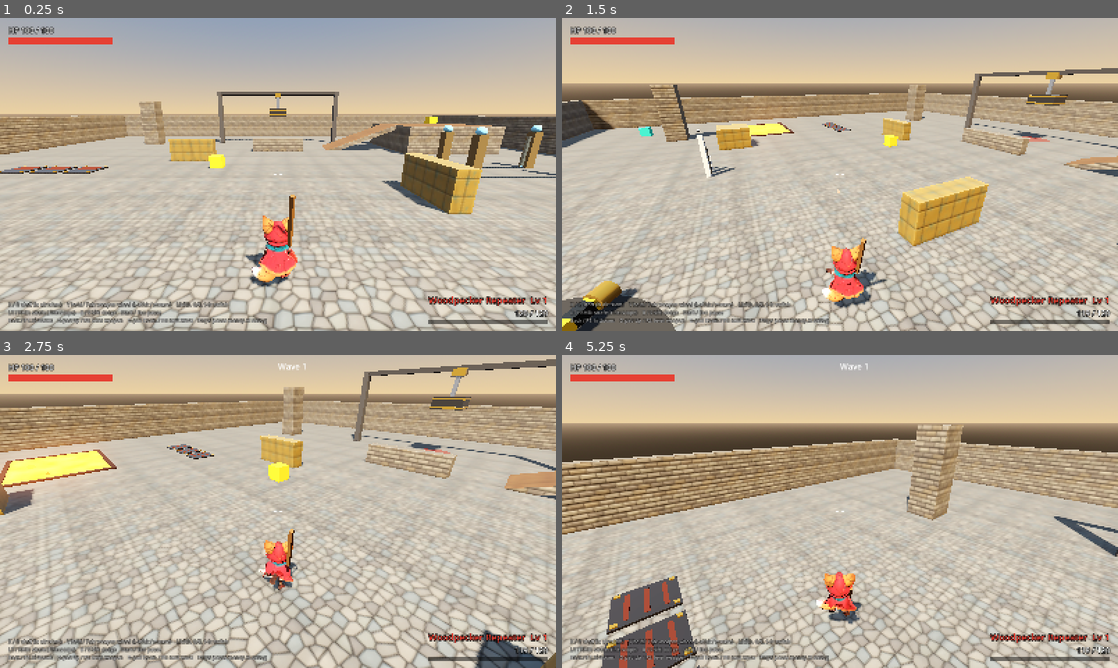
Above: before the commit, frames 1-4 (two rows, left to right).
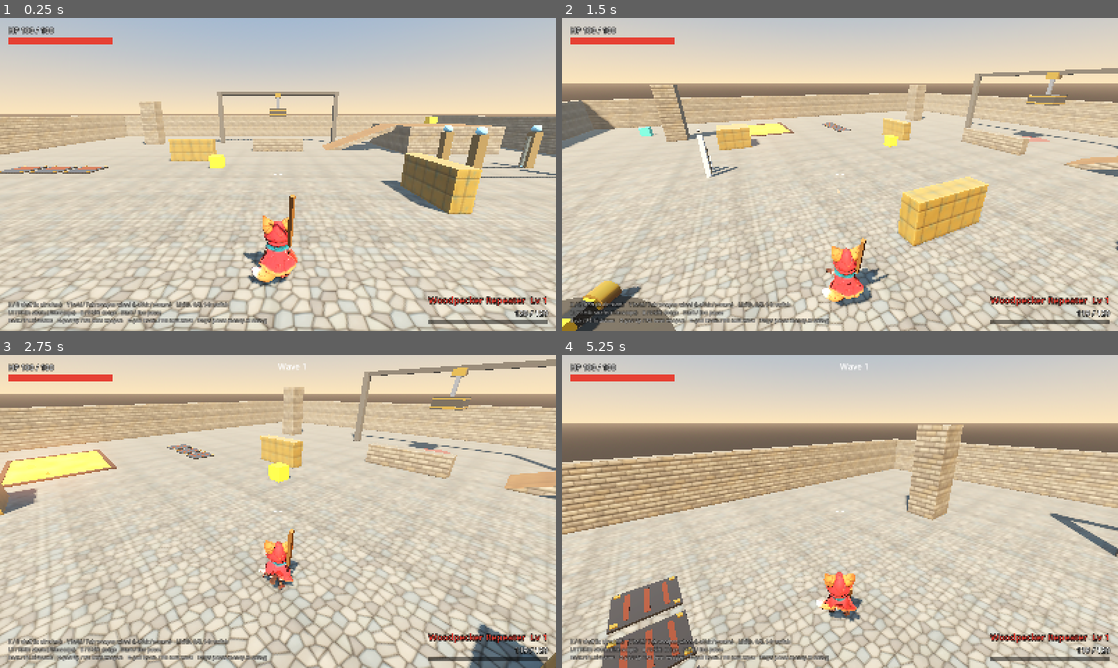
Above: after the commit, the same moments.

Repository: ArcticGizmo/project-fox
Game: Godot game, scene res://scenes/main.tscn
The game is run twice, just before and just after one commit, with the same random seed, the same clock (stepped at 60 frames per second) and the same inputs.
Inputs (mouse positions are in pixels of both pictures, inside the frame that each line leads up to):
- Up to frame 1 (0.25 s): no input
- Up to frame 2 (1.5 s): tap Enter (ui_accept) at 0.5 s; move the mouse to (962, 158) at 0.52 s; hold D (move_right) 0.53-1.28 s; tap Shift (dodge) at 0.6 s; click (962, 158) at 0.67 s; tap Space (jump) at 0.77, 1.07 s; move the mouse to (812, 174) at 1.27 s; hold W (move_forward) from 1.28 s (still down); click (812, 174) at 1.35 s
- Up to frame 3 (2.75 s): keep holding W (move_forward); tap Space (jump) at 1.52, 1.82 s; move the mouse to (289, 505) at 2.02 s; tap Down (look_down) at 2.1 s
- Up to frame 4 (5.25 s): keep holding W (move_forward); move the mouse to (834, 517) at 2.77 s; tap Left (look_left) at 2.85 s; click (834, 517) at 2.92 s; tap Space (jump) at 3.02, 3.32, 3.77, 4.07, 4.52, 4.82 s; move the mouse to (878, 514) at 3.52 s; tap Right (look_right) at 3.6 s; move the mouse to (795, 508) at 4.27 s; tap Up (look_up) at 4.35 s; move the mouse to (845, 511) at 5.02 s; tap F (melee) at 5.1 s; click (845, 511) at 5.17 s

The runs differ from the first frame. In frame 1, 35% of the frame differs, in the area x 0-100%, y 0-87%; in frame 2, 31%; in frame 3, 25%; in frame 4, 35%, in the area x 0-100%, y 0-100%.

Commit message:
Theme atmosphere: sky, sun, haze, SSAO and grading per LevelTheme
LevelRoot builds the environment from the level's theme: procedural sky
colours, warm sun with soft shadows, light exponential haze with aerial
perspective, SSAO for contact shadows, and a saturation/contrast grade.
Slice overview shots turn the haze off so layout stays readable.

Co-Authored-By: Claude Opus 5.5 <noreply@anthropic.com>

Diff:
--- a/scripts/world/level_root.gd
+++ b/scripts/world/level_root.gd
@@ -223,27 +223,46 @@
 
 # --- Environment ----------------------------------------------------------------
 
+## Sky, sun, haze, ambient occlusion and grading from the level's theme (the setting's mood).
 func _build_environment() -> void:
+	var theme := level_theme if level_theme != null else LevelTheme.default_theme()
 	var env := Environment.new()
 	env.background_mode = Environment.BG_SKY
 	var sky := Sky.new()
 	var sky_mat := ProceduralSkyMaterial.new()
-	sky_mat.sky_top_color = Color(0.35, 0.45, 0.6)
-	sky_mat.sky_horizon_color = Color(0.85, 0.7, 0.5)
-	sky_mat.ground_horizon_color = Color(0.6, 0.5, 0.4)
+	sky_mat.sky_top_color = theme.sky_top
+	sky_mat.sky_horizon_color = theme.sky_horizon
+	sky_mat.ground_horizon_color = theme.ground_horizon
+	sky_mat.ground_bottom_color = theme.ground_bottom
 	sky.sky_material = sky_mat
 	env.sky = sky
 	env.ambient_light_source = Environment.AMBIENT_SOURCE_SKY
-	env.ambient_light_energy = 0.8
+	env.ambient_light_energy = theme.ambient_energy
 	env.tonemap_mode = Environment.TONE_MAPPER_FILMIC
 	env.glow_enabled = true
+	# Contact shadows where blocks, props and characters meet.
+	env.ssao_enabled = true
+	env.ssao_radius = 1.2
+	env.ssao_intensity = theme.ssao_intensity
+	env.ssao_detail = 0.6
+	env.fog_enabled = true
+	env.fog_mode = Environment.FOG_MODE_EXPONENTIAL
+	env.fog_light_color = theme.fog_color
+	env.fog_density = theme.fog_density
+	env.fog_sky_affect = theme.fog_sky_affect
+	env.fog_aerial_perspective = 0.25
+	env.adjustment_enabled = true
+	env.adjustment_saturation = theme.saturation
+	env.adjustment_contrast = 1.05
 	var world_env := WorldEnvironment.new()
 	world_env.environment = env
 	add_child(world_env)
 
 	var sun := DirectionalLight3D.new()
-	sun.rotation_degrees = Vector3(-55, 35, 0)
-	sun.light_energy = 1.2
-	sun.light_color = Color(1.0, 0.93, 0.8)
+	sun.rotation_degrees = Vector3(theme.sun_angle.x, theme.sun_angle.y, 0)
+	sun.light_energy = theme.sun_energy
+	sun.light_color = theme.sun_color
 	sun.shadow_enabled = true
+	sun.shadow_blur = 1.5
+	sun.directional_shadow_max_distance = 90.0
 	add_child(sun)
--- a/scripts/world/level_theme.gd
+++ b/scripts/world/level_theme.gd
@@ -1,8 +1,9 @@
 @tool
 class_name LevelTheme
 extends Resource
-## Maps Block surface roles to SurfaceStyles for one setting. A level picks its theme with
-## `LevelRoot.theme`; Blocks without a level (tests, tools) use DEFAULT.
+## One setting's look: Block surface roles mapped to SurfaceStyles, plus the sky, sun,
+## haze and grading LevelRoot builds the environment from. A level picks its theme with
+## `LevelRoot.level_theme`; Blocks without a level (tests, tools) use DEFAULT_PATH.
 ## Retheming a level swaps this resource: no Block moves, so no layout retest is needed.
 
 const DEFAULT_PATH := "res://data/themes/storybook_town.tres"
@@ -12,6 +13,23 @@
 @export var platform: SurfaceStyle
 @export var wall: SurfaceStyle
 @export var metal: SurfaceStyle
+
+@export_group("Atmosphere")
+@export var sky_top: Color = Color(0.36, 0.5, 0.68)
+@export var sky_horizon: Color = Color(0.93, 0.78, 0.58)
+@export var ground_horizon: Color = Color(0.55, 0.45, 0.36)
+@export var ground_bottom: Color = Color(0.22, 0.17, 0.14)
+@export var sun_color: Color = Color(1.0, 0.9, 0.74)
+@export var sun_energy: float = 1.25
+## Sun pitch and yaw (degrees).
+@export var sun_angle: Vector2 = Vector2(-52.0, 35.0)
+@export var ambient_energy: float = 0.75
+## Distance haze: a warm aerial perspective that softens far geometry and the abyss.
+@export var fog_color: Color = Color(0.82, 0.8, 0.74)
+@export var fog_density: float = 0.0022
+@export var fog_sky_affect: float = 0.1
+@export var ssao_intensity: float = 1.6
+@export var saturation: float = 1.05
 
 static var _default: LevelTheme
 
--- a/tools/screenshot.gd
+++ b/tools/screenshot.gd
@@ -125,6 +125,9 @@
 
 ## Top-down (orthographic) and high-angle overviews framed on the level's Blocks.
 func _capture_slice_overview(level: LevelRoot, cam: Camera3D) -> void:
+	# Overviews are for reading layout from far up: no distance haze.
+	var env := (level.find_children("*", "WorldEnvironment", false, false)[0] as WorldEnvironment).environment
+	env.fog_enabled = false
 	var bounds := AABB()
 	var first := true
 	for n: Node in level.find_children("*", "Block", true, false):
@@ -154,6 +157,7 @@
 	cam.look_at(center)
 	await get_tree().create_timer(0.1).timeout
 	await _capture("slice_overview_angle.png")
+	env.fog_enabled = true
 
 ## Fire each weapon for a moment and capture weapon_<id>.png (pass --weapons).
 func _capture_each_weapon(player: Player) -> void:
Not shown, changed: CLAUDE.md
